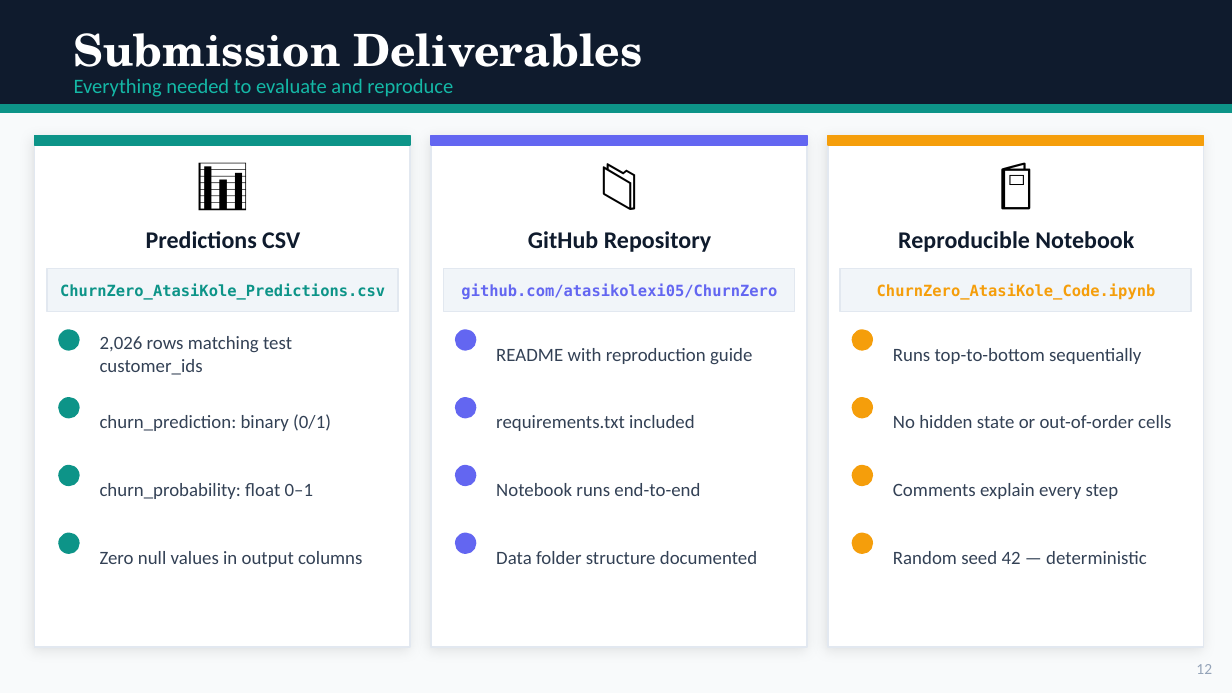
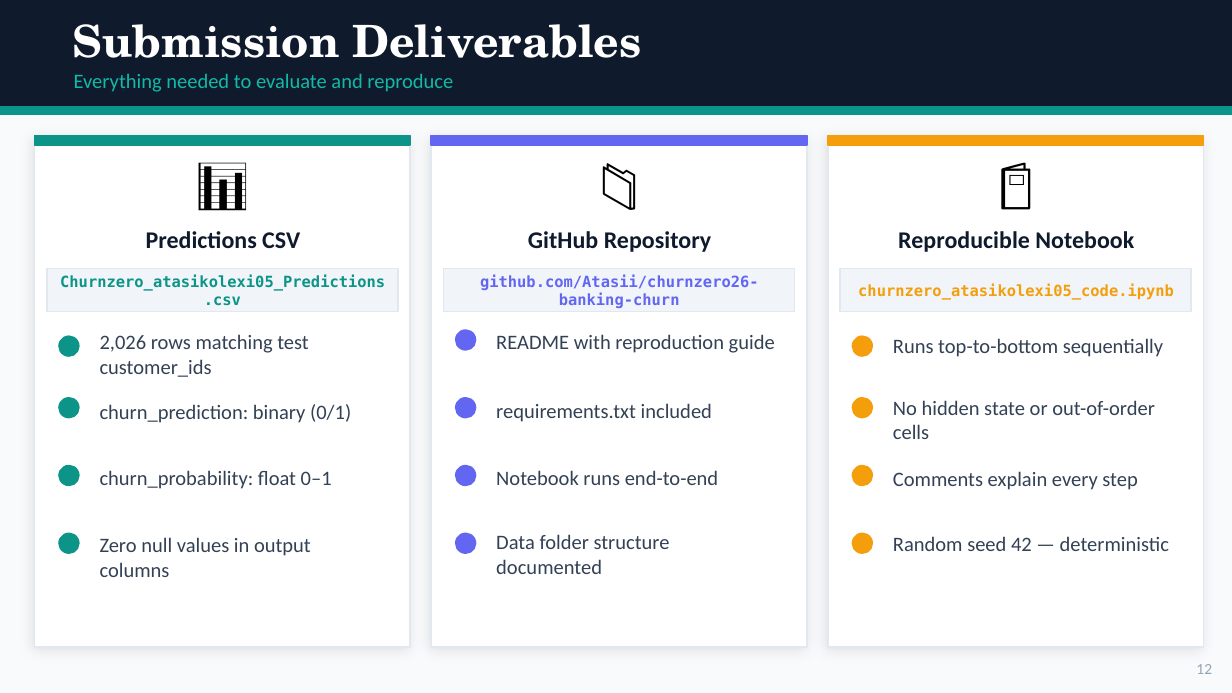
Before and after one commit to Atasii/churnzero26-banking-churn, a slide deck: slide 12 of ChurnZero_atasikolexi05_presentation.pptx. Drawn at 1232x693 pixels with LibreOffice and Linux fonts; fonts in the diff are those of the drawing. Boxes give left, top, right and bottom in pixels: in the first picture for what was removed or moved away, otherwise in the second. Text is boxed around its words. In the diff, an @@ line names an element or a change of style, - is before the commit and + after.

```diff
--- a/ChurnZero_atasikolexi05_presentation.pptx
+++ b/ChurnZero_atasikolexi05_presentation.pptx
@@ text "Everything needed to evaluate and ...": place and size @@
-text "Everything needed to evaluate and ..." at (74, 79, 453, 97)
+text "Everything needed to evaluate and ..." at (74, 74, 453, 92)
@@ text at (60, 274, 385, 306): text changed @@
-ChurnZero_AtasiKole_Predictions.csv
+Churnzero_atasikolexi05_Predictions.csv
@@ text at (480, 274, 759, 308): text changed @@
-github.com/atasikolexi05/ChurnZero
+github.com/Atasii/churnzero26-banking-churn
@@ text at (858, 283, 1174, 300): text changed @@
-ChurnZero_AtasiKole_Code.ipynb
+churnzero_atasikolexi05_code.ipynb
@@ text "README with reproduction guide": place and size @@
-text "README with reproduction guide" at (496, 348, 752, 364)
+text "README with reproduction guide" at (496, 334, 775, 353)
@@ ellipse: place and size @@
-ellipse at (59, 330, 79, 350)
+ellipse at (59, 336, 79, 356)
@@ ellipse: place and size @@
-ellipse at (853, 330, 872, 350)
+ellipse at (853, 336, 872, 356)
@@ 7 texts: place and size @@
-7 texts at (74, 33, 1141, 499)
+7 texts at (73, 24, 1163, 490)
@@ size 11 to 12 pt in 12 elements at (100, 334, 308, 377), (100, 537, 311, 577), (496, 534, 670, 574), (893, 400, 1155, 439), (893, 338, 1163, 357), (100, 404, 351, 423), (893, 471, 1137, 490), (496, 403, 712, 422), (100, 470, 332, 489), (496, 470, 718, 485), (496, 334, 775, 353), (893, 536, 1169, 551) @@
@@ text "Random seed 42 — deterministic": place and size @@
-text "Random seed 42 — deterministic" at (893, 551, 1147, 564)
+text "Random seed 42 — deterministic" at (893, 536, 1169, 551)
```
Also in this commit, not shown: 11 other slides changed, 1 other file.
